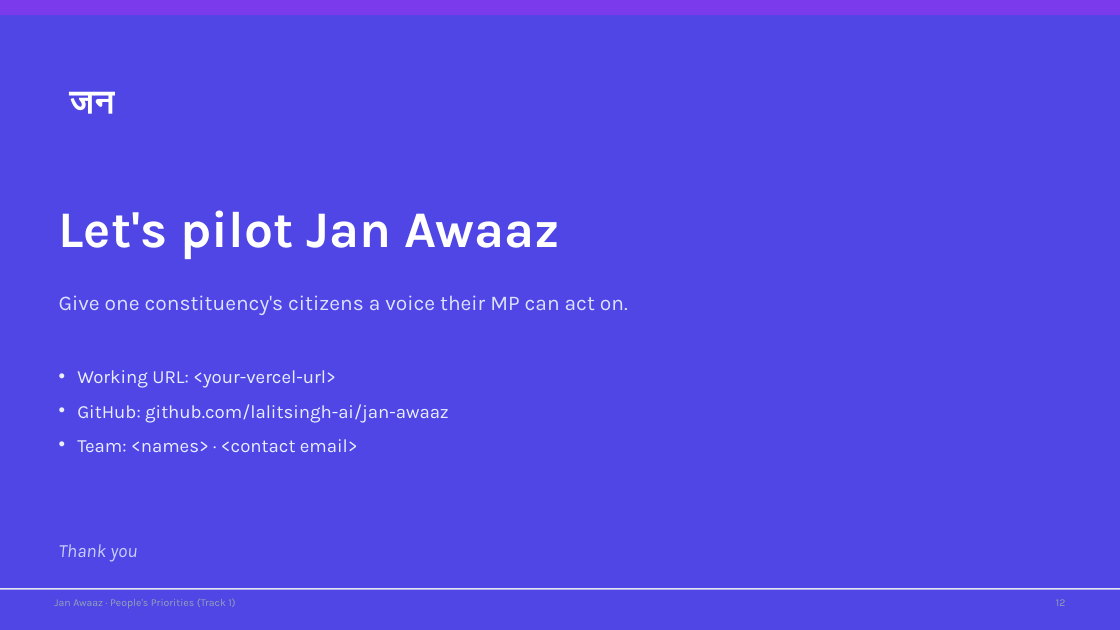
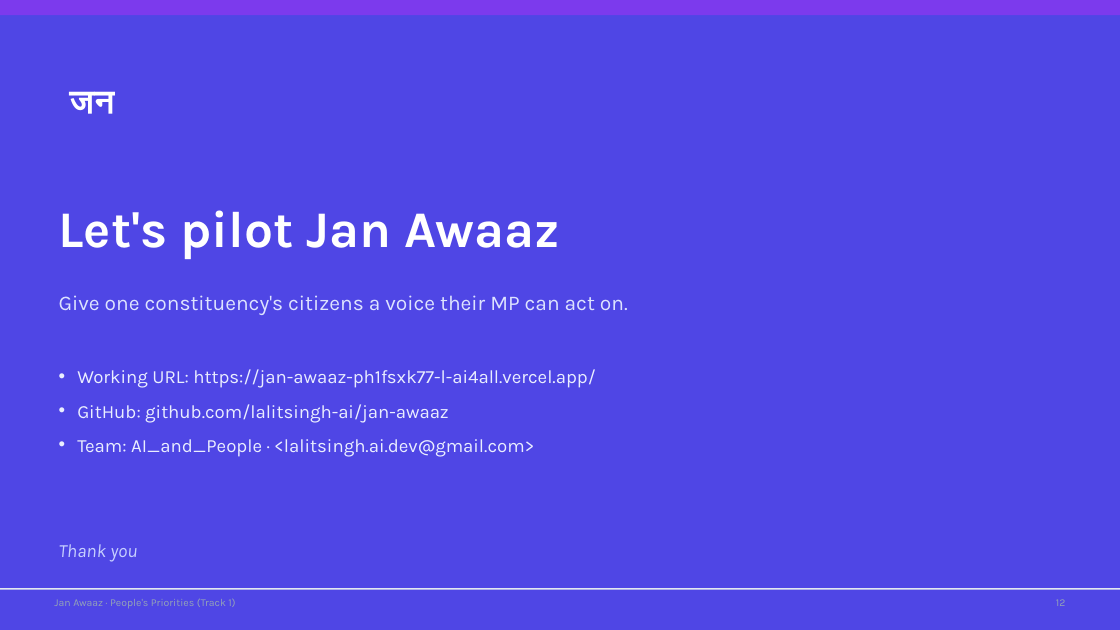
Before and after one commit to lalitsingh-ai/jan-awaaz, a slide deck: slide 12 of deck/Jan-Awaaz.pptx. Drawn at 1120x630 pixels with LibreOffice and Linux fonts; fonts in the diff are those of the drawing. Boxes give left, top, right and bottom in pixels: in the first picture for what was removed or moved away, otherwise in the second. Text is boxed around its words. In the diff, an @@ line names an element or a change of style, - is before the commit and + after.

```diff
--- a/deck/Jan-Awaaz.pptx
+++ b/deck/Jan-Awaaz.pptx
@@ text at box(77, 369, 595, 388): text changed @@
-• Working URL: <your-vercel-url>
+• Working URL: https://jan-awaaz-ph1fsxk77-l-ai4all.vercel.app/
@@ text at box(77, 439, 534, 457): text changed @@
-• Team: <names> · <contact email>
+• Team: AI_and_People · <lalitsingh.ai.dev@gmail.com>
```
Also in this commit, not shown: 4 other slides changed.
